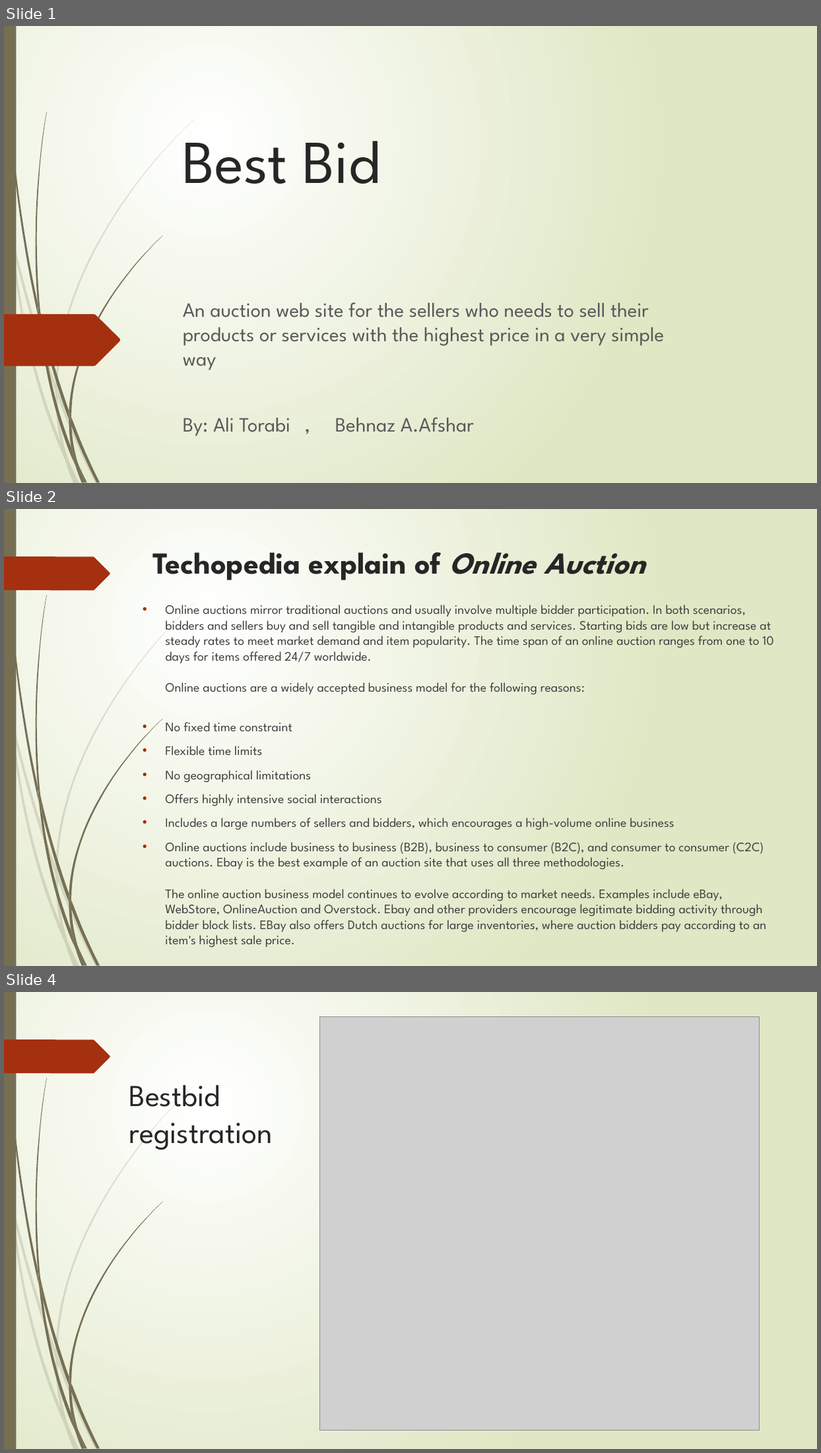
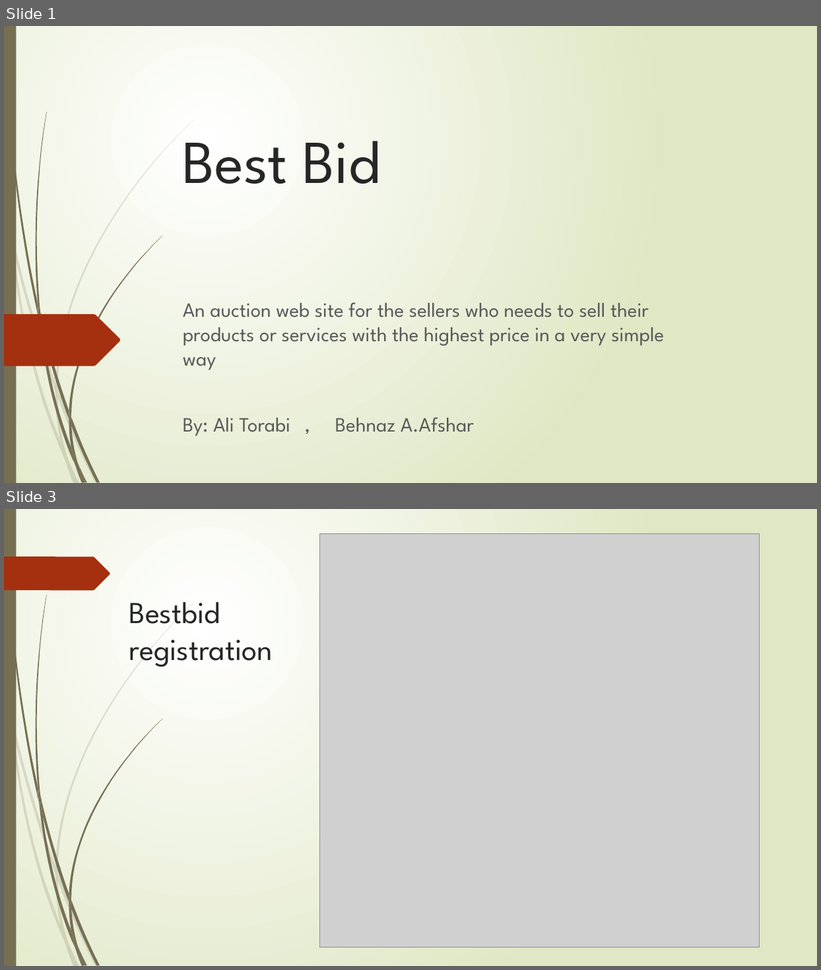
Before and after one commit to alitorabi1/bestbid, a slide deck: documents/Presentation.pptx. Shown one above the other, each under a label of ours: slides 1, 2 and 4 before the commit, slides 1 and 3 after it; the slides between them are not shown. The pictures are 821x1453 and 821x970 pixels, drawn with LibreOffice and Linux fonts; fonts in the diff are those of the drawing; grey boxes stand for pictures. Boxes give left, top, right and bottom in pixels: in the first picture for what was removed or moved away, otherwise in the second. Text is boxed around its words. In the diff, an @@ line names an element or a change of style, - is before the commit and + after.

```diff
--- a/documents/Presentation.pptx
+++ b/documents/Presentation.pptx
@@ slide 2 removed at box(4, 509, 817, 966), background gradient #FFFFFF to #DFE8C4; not listed: 24 template elements that a slide beside it also shows @@
@@ title removed at box(152, 552, 646, 580) @@
-Techopedia explain of Online Auction
@@ text removed at box(165, 605, 774, 948) @@
-• Online auctions mirror traditional auctions and usually involve multiple bidder participation. In both scenarios, bidders and sellers buy and sell tangible and intangible products and services. Starting bids are low but increase at steady rates to meet market demand and item popularity. The time span of an online auction ranges from one to 10 days for items offered 24/7 worldwide.
-  Online auctions are a widely accepted business model for the following reasons:
-• No fixed time constraint
-• Flexible time limits
-• No geographical limitations
-• Offers highly intensive social interactions
-• Includes a large numbers of sellers and bidders, which encourages a high-volume online business
-• Online auctions include business to business (B2B), business to consumer (B2C), and consumer to consumer (C2C) auctions. Ebay is the best example of an auction site that uses all three methodologies.
-  The online auction business model continues to evolve according to market needs. Examples include eBay, WebStore, OnlineAuction and Overstock. Ebay and other providers encourage legitimate bidding activity through bidder block lists. EBay also offers Dutch auctions for large inventories, where auction bidders pay according to an item's highest sale price.
-  Like other online services and activities, online auctions can attract stolen or pirated products.
@@ what was slide 4 is now slide 3 @@
```
Also in this commit, not shown: 2 slides changed.
